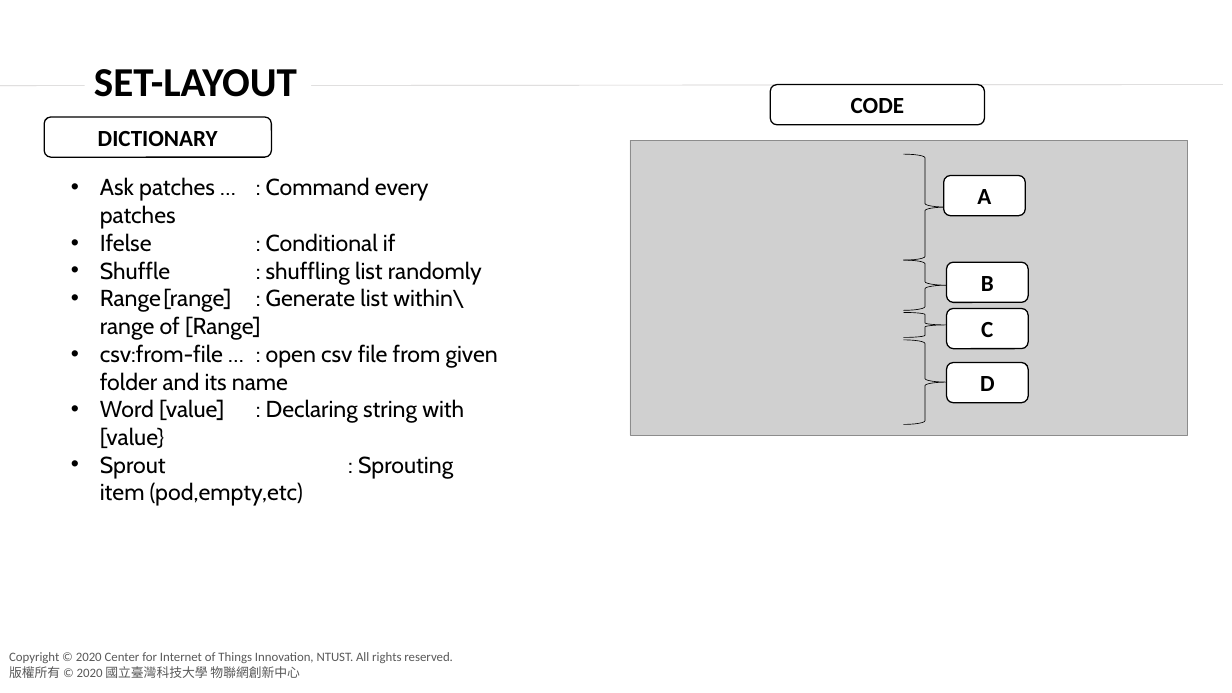
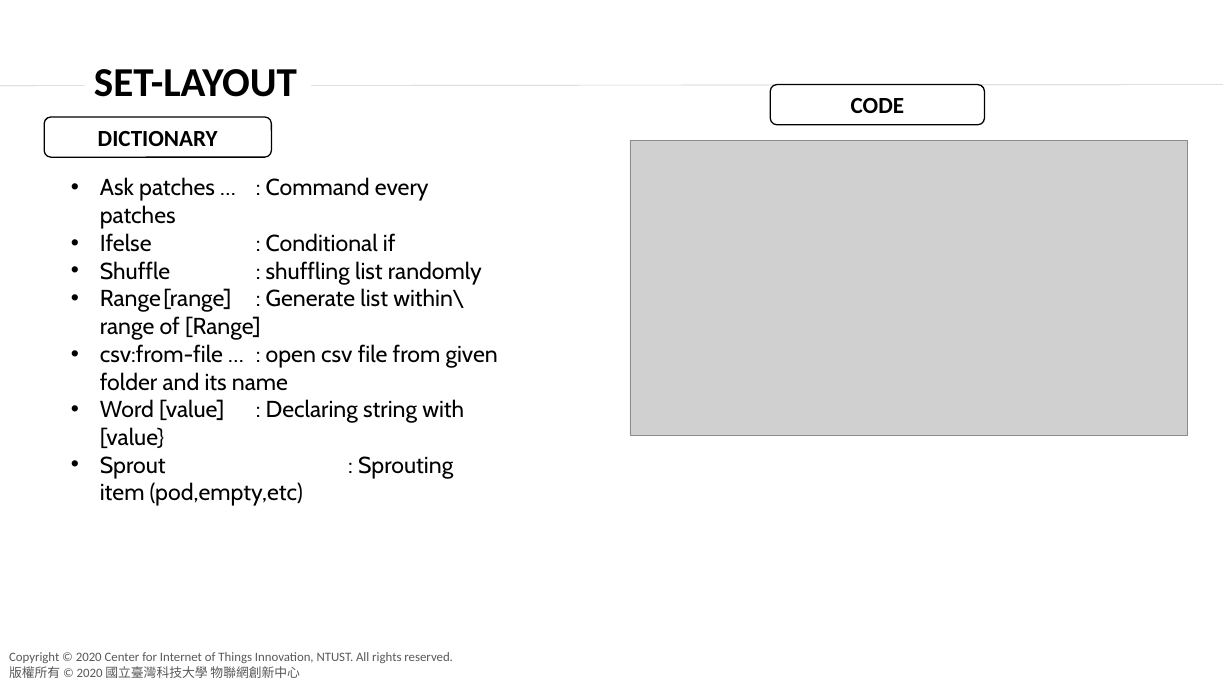
Before and after one commit to agnesyosephine/kiva, a slide deck: slide 12 of Tutorial/Code Learning-Ryanda.pptx. Drawn at 1232x693 pixels with LibreOffice and Linux fonts; fonts in the diff are those of the drawing; grey boxes stand for pictures; background and template pictures are left out. Boxes give left, top, right and bottom in pixels: in the first picture for what was removed or moved away, otherwise in the second. Text is boxed around its words. In the diff, an @@ line names an element or a change of style, - is before the commit and + after.

```diff
--- a/Tutorial/Code Learning-Ryanda.pptx
+++ b/Tutorial/Code Learning-Ryanda.pptx
@@ right brace removed at [904,154,947,261] @@
@@ rounded rectangle removed at [944,176,1025,216] @@
-A
@@ right brace removed at [904,260,947,310] @@
@@ rounded rectangle removed at [946,262,1028,303] @@
-B
@@ right brace removed at [904,312,947,337] @@
@@ rounded rectangle removed at [946,309,1028,349] @@
-C
@@ right brace removed at [904,340,947,425] @@
@@ rounded rectangle removed at [946,362,1028,403] @@
-D
```
Also in this commit, not shown: 1 other slide changed, 4 slides added, 1 other file.
